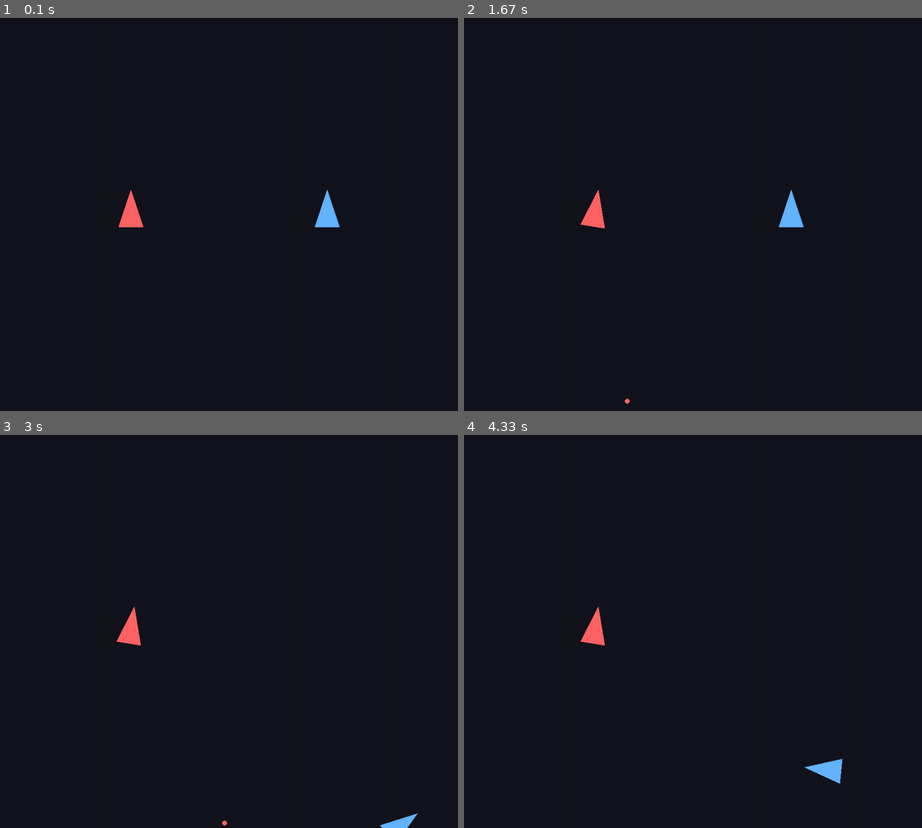
Above: before the commit, frames 1-4 (two rows, left to right).
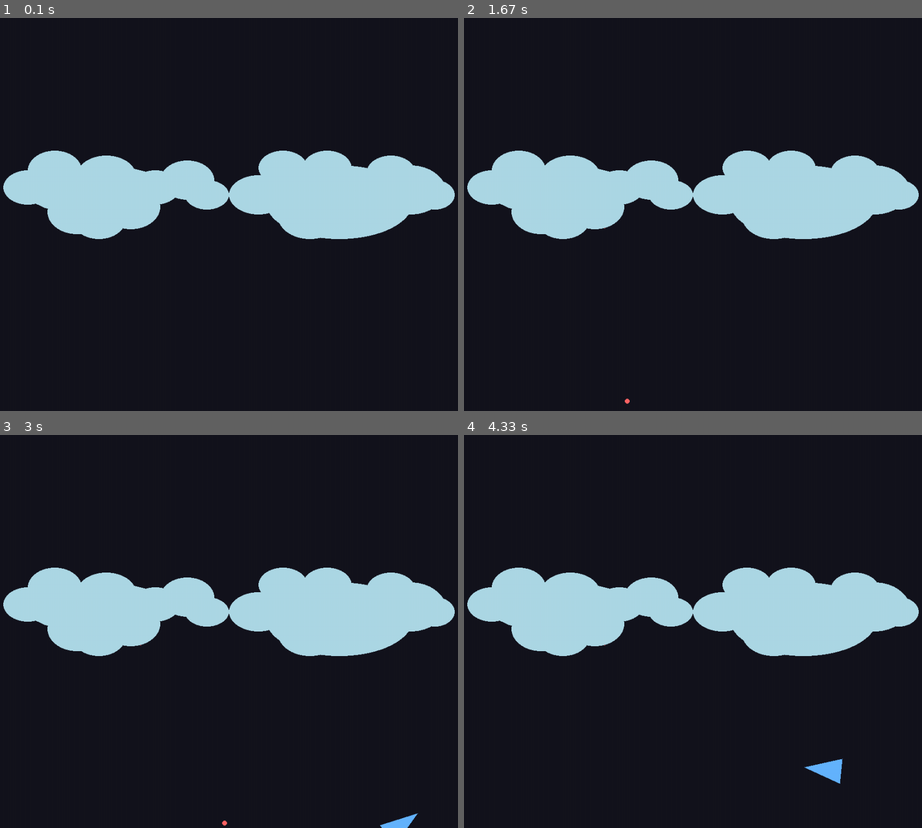
Above: after the commit, the same moments.

Repository: mluizabatista/lpc2025
Game: pygame game, started from atividade006/main.py
Same seed, same stepped clock (60 frames per second), same inputs: the game is played once before the commit and once after it.
Inputs:
- Up to frame 1 (0.1 s): no input
- Up to frame 2 (1.67 s): tap Enter at 0.33 s; tap D at 0.67 s; tap Space at 1 s
- Up to frame 3 (3 s): hold Up 1.83-2.3 s; hold Right 2.33-2.8 s; hold Left from 2.83 s (still down)
- Up to frame 4 (4.33 s): release Left at 3.37 s; hold Down 3.4-3.7 s; hold Left 3.73-4.13 s; hold Up from 4.17 s (still down)

The runs differ from the first frame. In frame 1, 15% of the frame differs, in the area x 0-100%, y 33-57%; in frame 2, 15%; in frame 3, 15%; in frame 4, 15%.

Commit message:
Clouds design

Diff:
--- a/atividade006/core/core.py
+++ b/atividade006/core/core.py
@@ -150,6 +150,8 @@
                 if player2.active_projectile == projectile:
                     player2.active_projectile = None
 
+        player1.draw_clouds(screen)
+
         pygame.display.flip()
 
     pygame.quit()
--- a/atividade006/ship/ship.py
+++ b/atividade006/ship/ship.py
@@ -2,6 +2,7 @@
 from core.triangle import Triangle
 from core.projectile import Projectile
 import math
+import pygame
 
 # Ranielly: Faz o triângulo atravessar as bordas e reaparecer do outro lado (wrap around)
 
@@ -40,3 +41,31 @@
             projectiles.append(projectile)
 
             self.active_projectile = projectile
+
+    def draw_clouds(self, surface):
+
+        cloud_color = (173, 216, 230)
+
+        pygame.draw.ellipse(surface, cloud_color, (800, 300, 140, 100))
+        pygame.draw.ellipse(surface, cloud_color, (500, 320, 120, 80))
+        pygame.draw.ellipse(surface, cloud_color, (560, 270, 100, 70))
+        pygame.draw.ellipse(surface, cloud_color, (600, 360, 130, 90))
+        pygame.draw.ellipse(surface, cloud_color, (650, 270, 100, 70))
+        pygame.draw.ellipse(surface, cloud_color, (710, 340, 120, 80))
+        pygame.draw.ellipse(surface, cloud_color, (780, 280, 100, 70))
+        pygame.draw.ellipse(surface, cloud_color, (840, 310, 100, 70))
+        pygame.draw.ellipse(surface, cloud_color, (880, 330, 80, 60))
+        pygame.draw.ellipse(surface, cloud_color, (560, 340, 90, 60))
+        pygame.draw.ellipse(surface, cloud_color, (740, 370, 100, 70))
+        pygame.draw.ellipse(surface, cloud_color, (80, 300, 300, 100))
+        pygame.draw.ellipse(surface, cloud_color, (575, 300, 300, 150))
+        pygame.draw.ellipse(surface, cloud_color, (40, 310, 100, 70))
+        pygame.draw.ellipse(surface, cloud_color, (90, 270, 110, 80))
+        pygame.draw.ellipse(surface, cloud_color, (130, 350, 120, 90))
+        pygame.draw.ellipse(surface, cloud_color, (190, 280, 120, 80))
+        pygame.draw.ellipse(surface, cloud_color, (240, 340, 120, 90))
+        pygame.draw.ellipse(surface, cloud_color, (300, 310, 100, 70))
+        pygame.draw.ellipse(surface, cloud_color, (360, 290, 110, 80))
+        pygame.draw.ellipse(surface, cloud_color, (410, 330, 90, 60))
+        pygame.draw.ellipse(surface, cloud_color, (180, 370, 110, 80))
+        pygame.draw.ellipse(surface, cloud_color, (100, 330, 90, 60))
